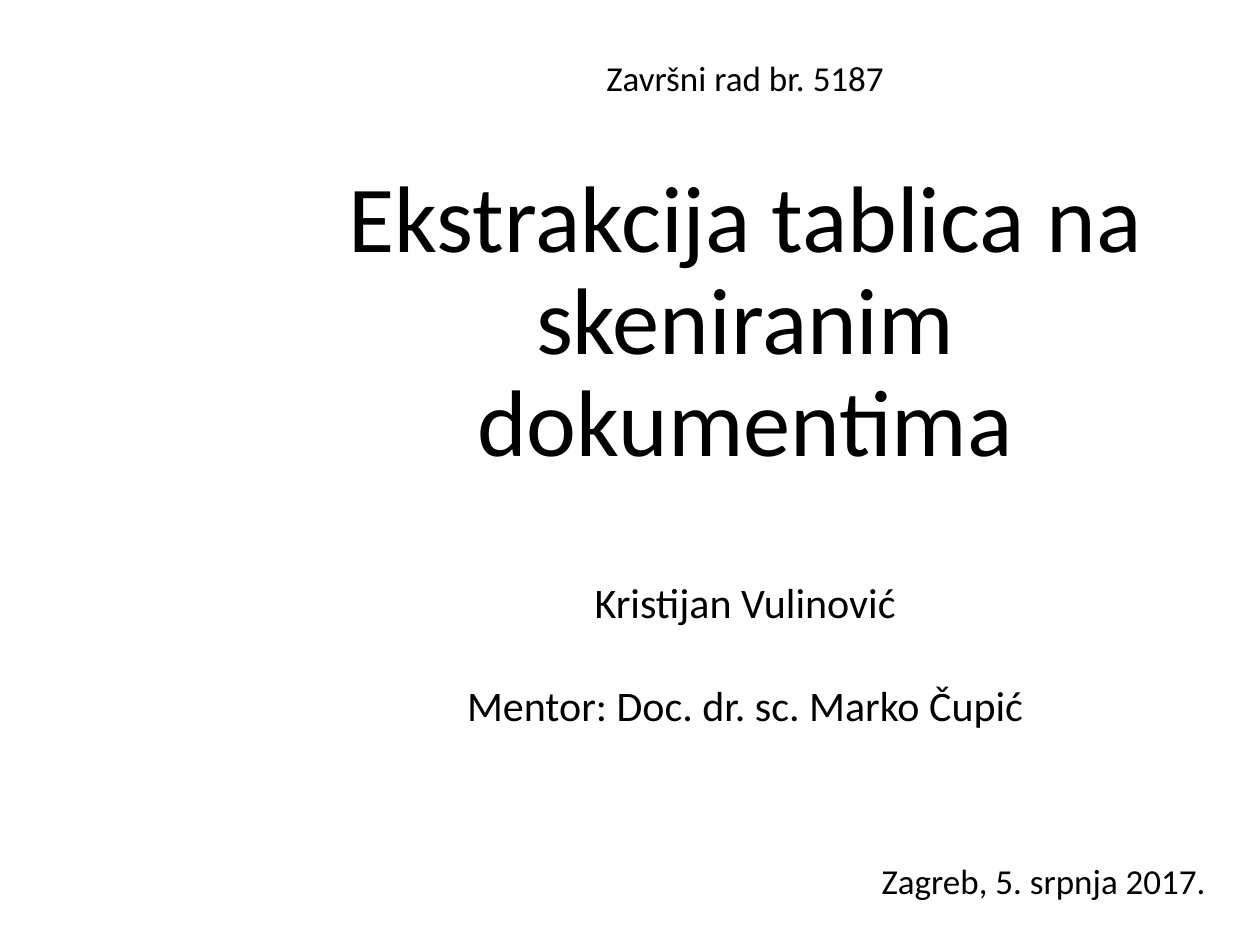
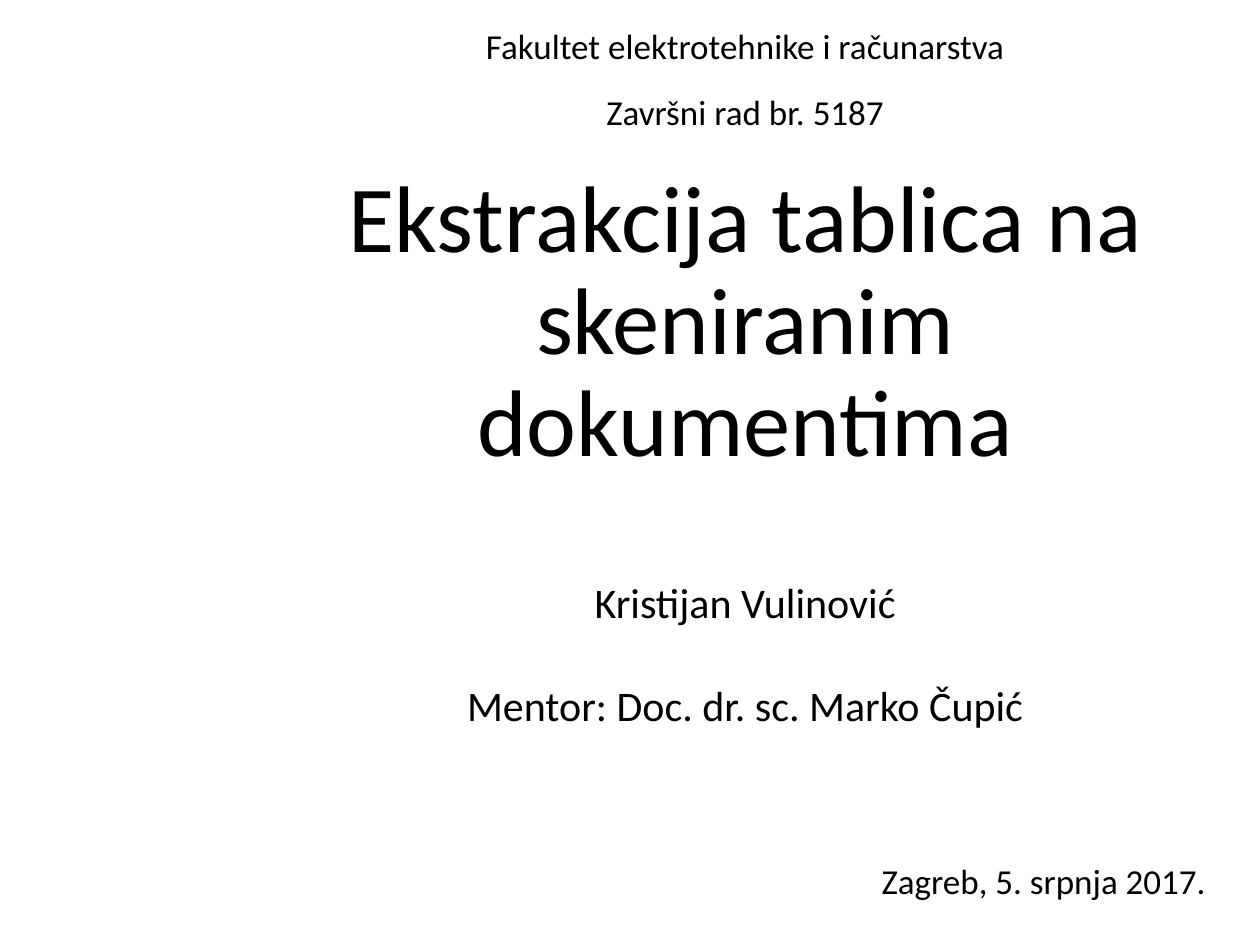
Before and after one commit to vkristijan/Table-Extraction-on-Scanned-Documents, a slide deck: slide 1 of Presentation/Prezentacija.pptx. Drawn at 1260x945 pixels with LibreOffice and Linux fonts; fonts in the diff are those of the drawing; background and template pictures are left out. Boxes give left, top, right and bottom in pixels: in the first picture for what was removed or moved away, otherwise in the second. Text is boxed around its words. In the diff, an @@ line names an element or a change of style, - is before the commit and + after.

Commit message:
Finished presentation

```diff
--- a/Presentation/Prezentacija.pptx
+++ b/Presentation/Prezentacija.pptx
@@ text added at (486, 34, 1003, 60), 20 pt, text #000000 @@
+Fakultet elektrotehnike i računarstva
@@ text "Završni rad br. 5187": place and size @@
-text "Završni rad br. 5187" at (606, 66, 884, 92)
+text "Završni rad br. 5187" at (606, 100, 884, 126)
```
Also in this commit, not shown: 23 slides added, 2 slides removed, 13 other files.
